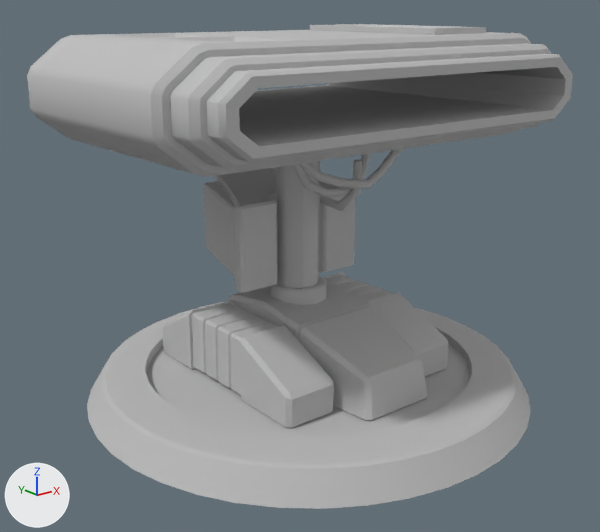
Before and after pictures for a commit that changed the FBX model Assets/_Scene_Content/Models/Hazards/Turret_Shooter/Turret_shooter.FBX.
Both versions are drawn from a 50 mm lens placed at (-0.595, -0.728, 0.46), pointed at (-0.018, -0.006, 0.172). The axes (+X, +Y, +Z) are drawn at lower left. The lights are the same throughout. Where no turn or scale is listed for an object, it has been applied to the vertices.

Objects in the first picture: 'TurretArm_low', 'TurretBase_low', 'Turret_shooter'.
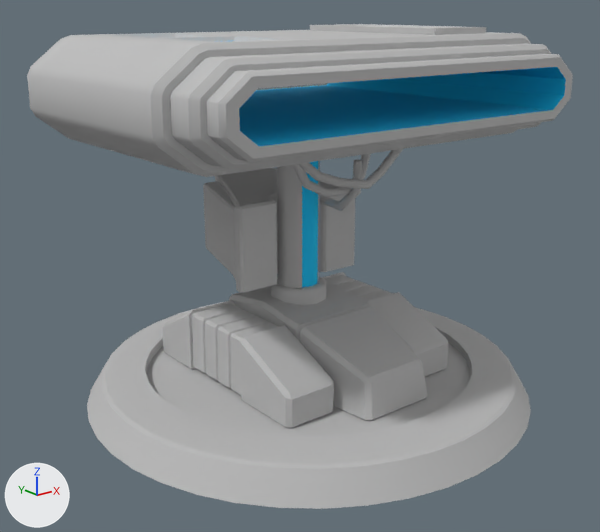
Boxes (x1, y1, x2, y2) around the edits, measured in the pictures (600 x 532 px):
part 1 of me_mesh_001, recoloured (grey to cyan)
    both: (302, 161, 318, 288)
part 2 of me_mesh_002, recoloured
    both: (239, 67, 566, 146)

What the commit changed:
Material 'Glow' (mat_glow) is new.
Its base color is (0.0, 0.584, 0.992) (cyan #00c9fe).
Its roughness is 0.859.
me_mesh_001 has 369 vertices, 652 faces and spans x -0.092..0.099, y -0.107..0.176, z 0.081..0.302.
me_mesh_001 is used by ob_turretarm_low; location (0.002, 0.021, 0.041).
me_mesh_001 part 1: all 4 faces centred in x -0.008..0.008, y -0.022..-0.021, z 0.163..0.226 switch from mat_shooter01 (grey #bebebe) to mat_glow (cyan #00c9fe).
me_mesh_002 has 342 vertices, 684 faces and spans x -0.263..0.263, y -0.205..0.179, z -0.056..0.063.
me_mesh_002 is used by ob_turret_shooter; location (0.002, 0.028, 0.374).
me_mesh_002 part 2: all 20 faces centred in x -0.218..0.218, y -0.087..0.06, z -0.023..0.052 switch from mat_shooter01 (grey #bebebe) to mat_glow (cyan #00c9fe).
